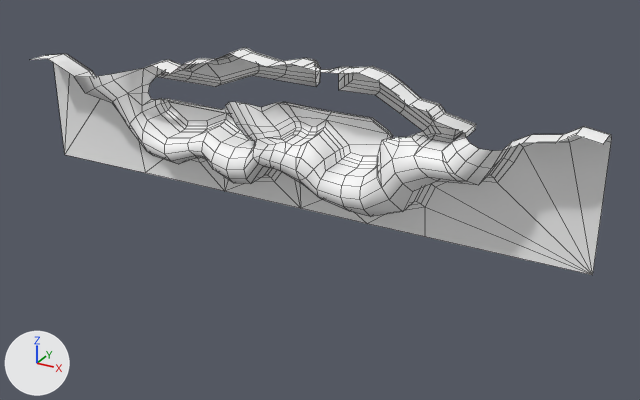
One commit to the FBX model Assets/Art/Meshes/Terrain_002.fbx: the scene before it, then after it.
The view is the same before and after, from a camera (50 mm lens) standing at (112.5, -183.9, 97.5) and looking at (11.2, 0.3, 5.4). Lighting does not change. The marker at lower left points along +X, +Y and +Z. Mesh edges are drawn as thin lines. Where no turn or scale is listed for an object, it has been applied to the vertices.

The scene before the commit, as lines of its bpy script (objects in view):
```python
me_mesh = bpy.data.meshes.new('Mesh')
me_mesh.from_pydata(...)  # 640 vertices, 605 faces; spans x -81.0..81.0, y -10.0..4.0, z 0.0..43.0
me_mesh.materials.append(mat_terrainbaked)  # its picture is missing
# before: 147 (81.0, 4.0, 0.0) at pixel (592, 275), 148 (-81.0, 4.0, 0.0) at pixel (64, 154), 269 (39.0, 4.0, 0.0) at pixel (424, 236), 270 (23.0, 4.0, 0.0) at pixel (367, 223), 271 (3.0, 4.0, 0.0) at pixel (300, 208)
# before: 272 (-21.0, 4.0, 0.0) at pixel (224, 191), 273 (-49.0, 4.0, 0.0) at pixel (145, 172)
ob_terrain_baked = bpy.data.objects.new('Terrain_Baked', me_mesh)
ob_terrain_baked.location = (0.0, 0.0, 0.0)
```
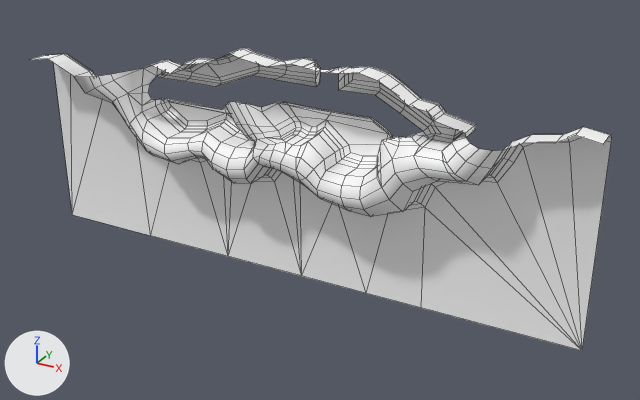
Diff of the bpy script that builds the scene:
```diff
--- a/Assets/Art/Meshes/Terrain_002.fbx.py
+++ b/Assets/Art/Meshes/Terrain_002.fbx.py
@@ me_mesh @@
 me_mesh.from_pydata(...)  # 640 vertices, 605 faces; spans x -81.0..81.0, y -10.0..4.0, z 0.0..43.0
 # used by ob_terrain_baked; location = (0.0, 0.0, 0.0)
+# me_mesh part 1
+for i in [147, 148, *range(269, 274)]: me_mesh.vertices[i].co += Vector((0.0, 0.0, -20.0))
 me_mesh.materials.append(mat_terrainbaked)
```

Location of each change, [x1, y1, x2, y2] in pixels of the pictures (640 x 400 px; the box of a moved part takes in the faces that stretch with it):
'Terrain_Baked', reshaped (33% taller)
    before: [30, 48, 612, 275]
    after: [30, 48, 612, 351]
part 1 of me_mesh, moved or reshaped
    before: [62, 72, 594, 275]
    after: [62, 72, 594, 351]
